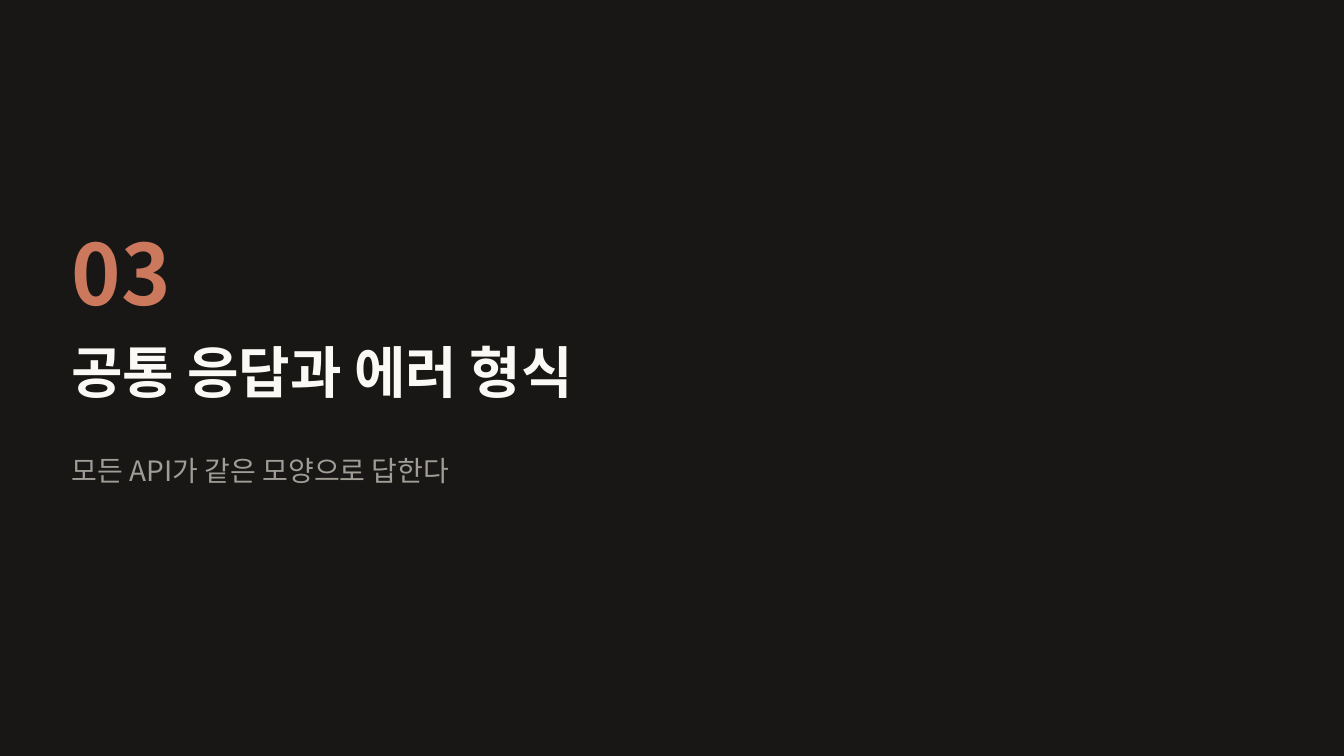
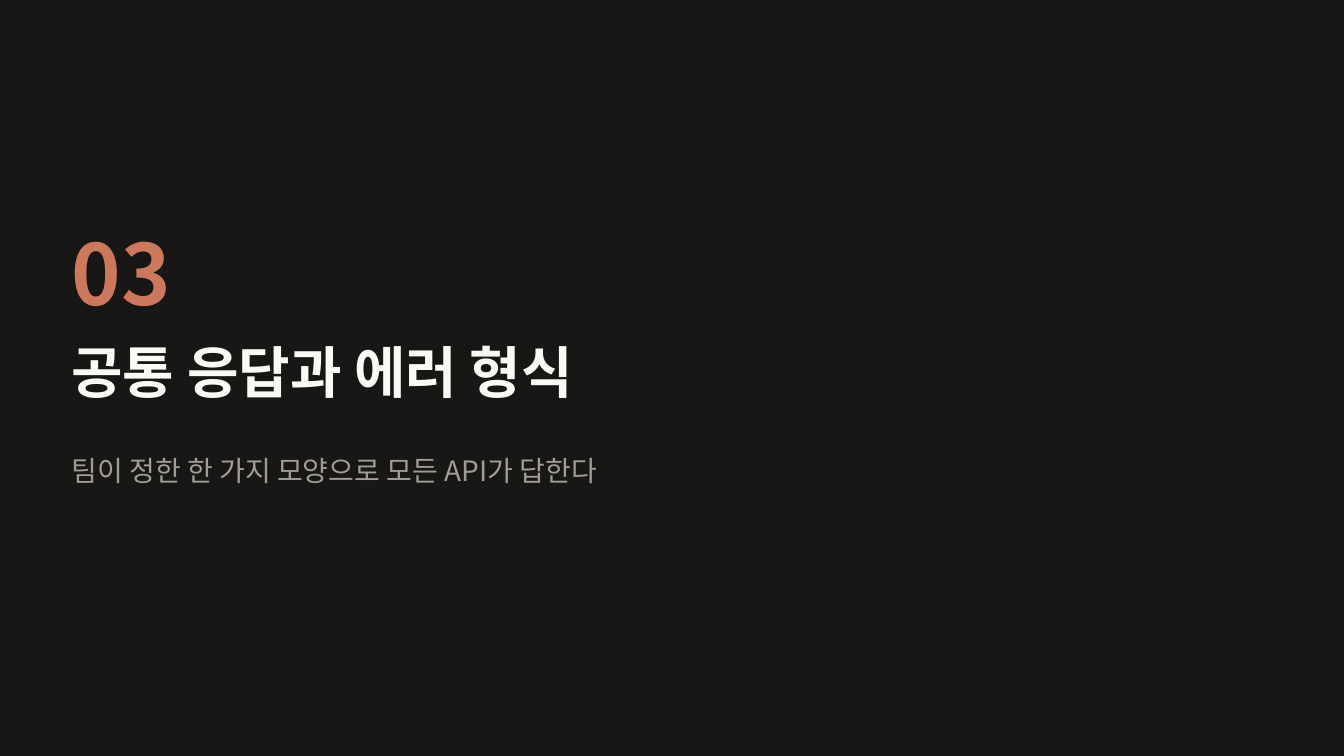
Before and after one commit to home-blog/docs-RESTful, a slide deck: slide 16 of 발표/RESTful-API-설계.pptx. Drawn at 1344x756 pixels with LibreOffice and Linux fonts; fonts in the diff are those of the drawing. Boxes give left, top, right and bottom in pixels: in the first picture for what was removed or moved away, otherwise in the second. Text is boxed around its words. In the diff, an @@ line names an element or a change of style, - is before the commit and + after.

```diff
--- a/발표/RESTful-API-설계.pptx
+++ b/발표/RESTful-API-설계.pptx
@@ text at [72, 458, 597, 483]: text changed @@
-모든 API가 같은 모양으로 답한다
+팀이 정한 한 가지 모양으로 모든 API가 답한다
```
Also in this commit, not shown: 3 other slides changed, 4 slides added, 1 slide removed, 3 other files.
